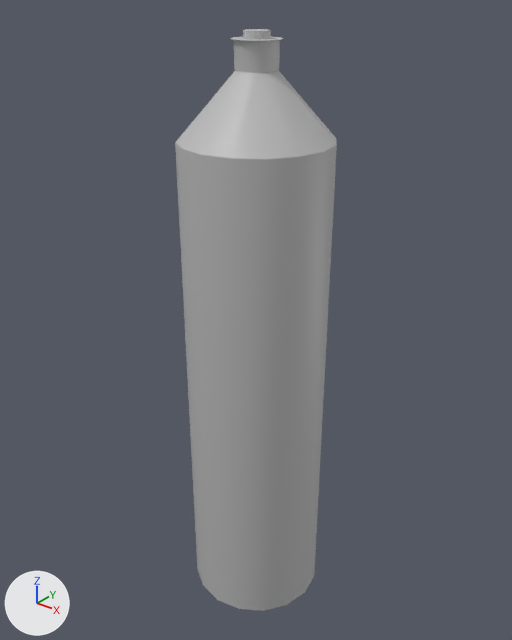
The FBX model Assets/Content/Environment/mesh/Bottle.fbx: old version first, new version second.
The view is the same before and after, from a 50 mm lens placed at (0.29, -0.363, 0.461), pointed at (-0.005, 0.006, 0.233). The axes (+X, +Y, +Z) are drawn at lower left. The lights are the same throughout. The first picture is the older version. Where no turn or scale is listed for an object, it has been applied to the vertices.

Objects in the first picture: 'Bottle_02'.
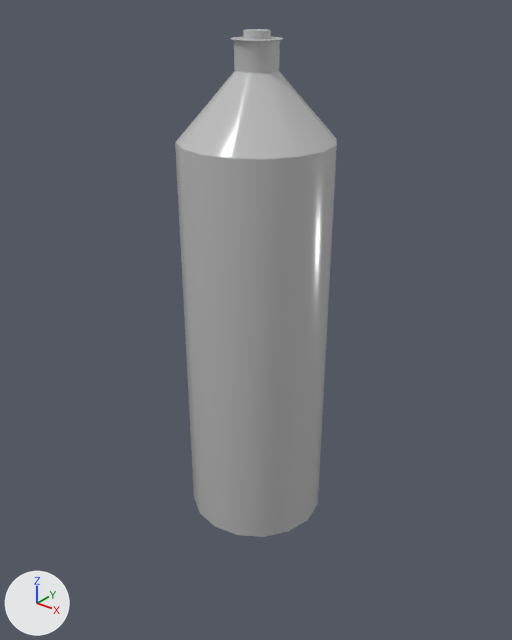
Changed parts and their boxes [x1, y1, x2, y2] in the pictures (512 x 640 px; the box of a moved part takes in the faces that stretch with it):
```json
{"object": "Bottle_02", "change": "recoloured, reshaped", "before": [175, 29, 337, 611], "after": [175, 29, 337, 537], "on screen": "13% shorter"}
{"part": 1, "of": "me_mesh", "change": "moved or reshaped", "before": [181, 157, 324, 611], "after": [181, 157, 324, 537]}
```

The change, as JSON lines over the scene's bpy script:
```json
{"op": "add", "block": "mat_m_06", "code": ["mat_m_06 = principled_material('M_06')", "mat_m_06.base_color = (0.526, 0.526, 0.526)  # light grey #c0c0c0", "mat_m_06.roughness = 0.2"]}
{"block": "me_mesh", "where": "# used by ob_bottle_02; location = (0.0, 0.0, 0.0)"}
{"op": "remove", "block": "me_mesh", "code": "me_mesh.from_pydata(...)  # 226 vertices, 224 faces; spans x -0.052..0.052, y -0.052..0.052, z 0.0..0.432"}
{"op": "remove", "block": "me_mesh", "code": "me_mesh.materials.append(mat_lambert1)  # grey #bcbcbc"}
{"op": "add", "block": "me_mesh", "code": "me_mesh.from_pydata(...)  # 226 vertices, 224 faces; spans x -0.052..0.052, y -0.052..0.052, z 0.077..0.432"}
{"block": "me_mesh", "change": "me_mesh part 1: all 33 vertices in x -0.051..0.051, y -0.051..0.051, z 0.0..0.001 are moved by (0.0, 0.0, 0.077)"}
{"op": "add", "block": "me_mesh", "code": "me_mesh.materials.append(mat_m_06)  # light grey #c0c0c0"}
```
